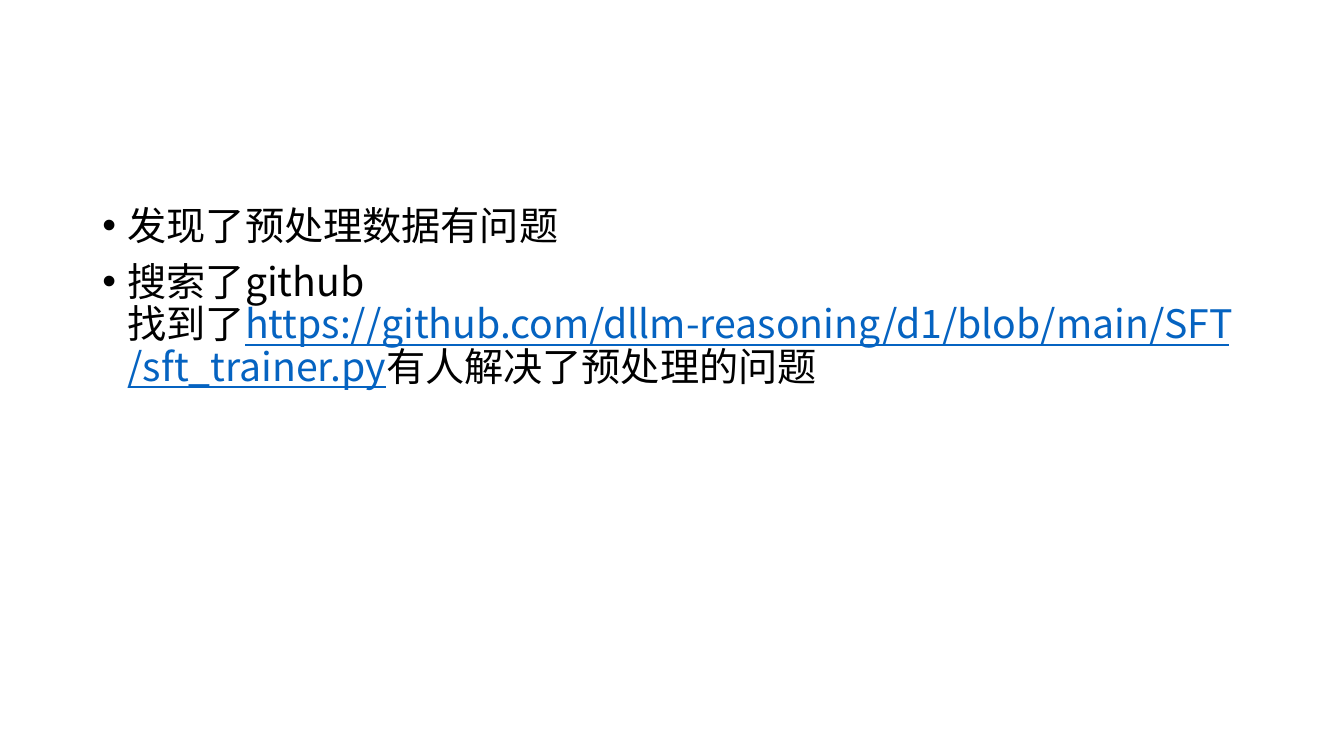
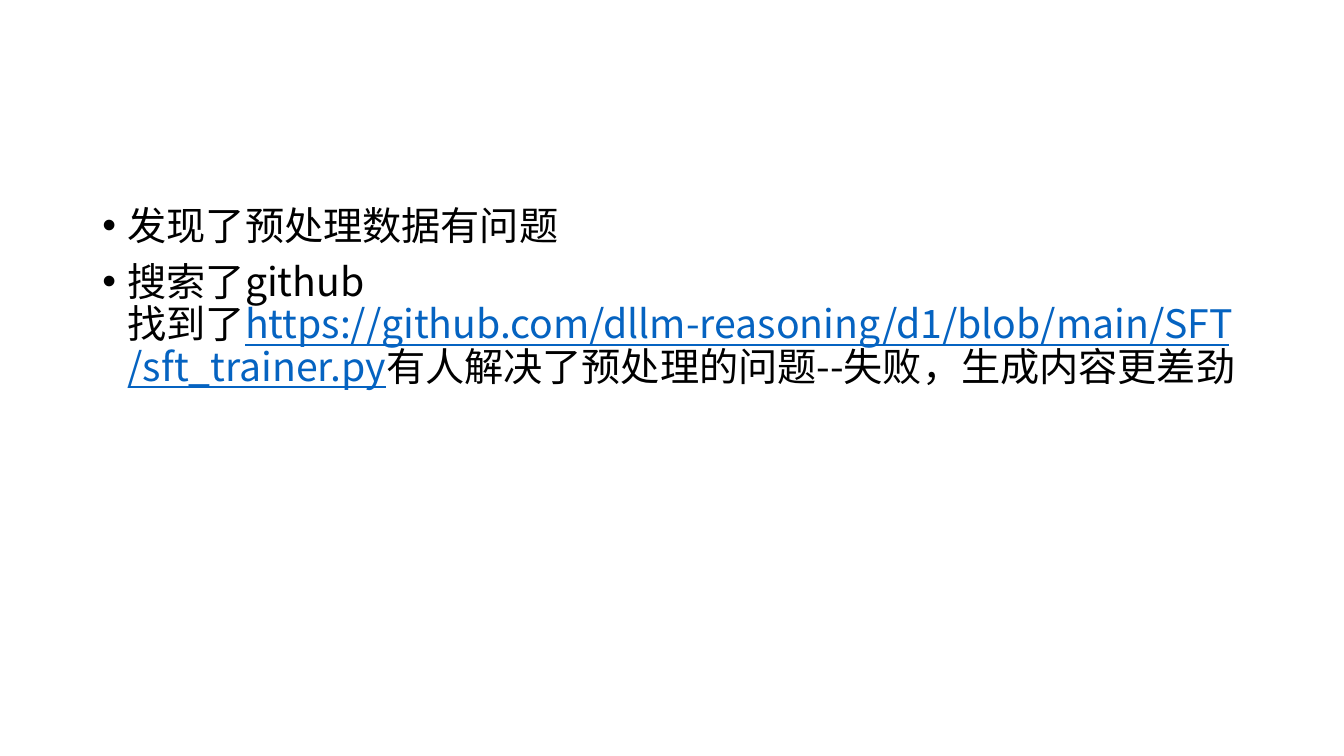
Before and after one commit to friendlysmileface/Dream-7B-, a slide deck: slide 32 of Dream_SFT_Project_Submission/debug日志（草稿）.pptx. Drawn at 1344x756 pixels with LibreOffice and Linux fonts; fonts in the diff are those of the drawing. Boxes give left, top, right and bottom in pixels: in the first picture for what was removed or moved away, otherwise in the second. Text is boxed around its words. In the diff, an @@ line names an element or a change of style, - is before the commit and + after.

```diff
--- a/Dream_SFT_Project_Submission/debug日志（草稿）.pptx
+++ b/Dream_SFT_Project_Submission/debug日志（草稿）.pptx
@@ text at (128, 263, 1236, 390): text changed @@
-• 搜索了github 找到了https://github.com/dllm-reasoning/d1/blob/main/SFT/sft_trainer.py有人解决了预处理的问题
+• 搜索了github 找到了https://github.com/dllm-reasoning/d1/blob/main/SFT/sft_trainer.py有人解决了预处理的问题--失败，生成内容更差劲
```
Also in this commit, not shown: 1 other slide changed, 4 other files.
